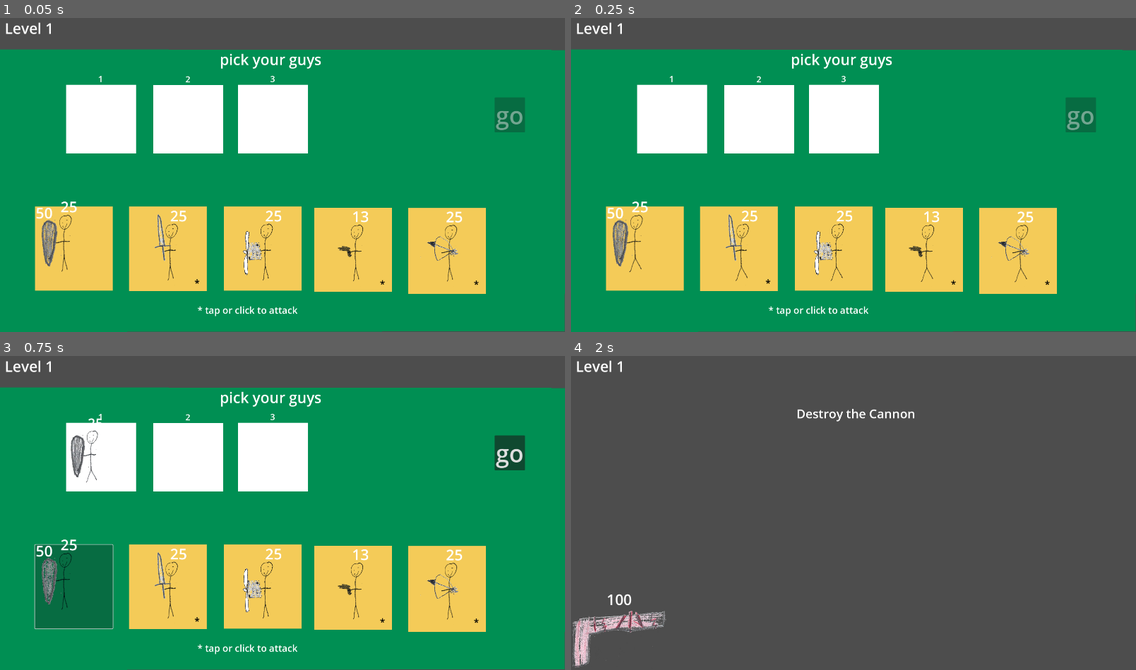
Above: before the commit, frames 1-4 (two rows, left to right).
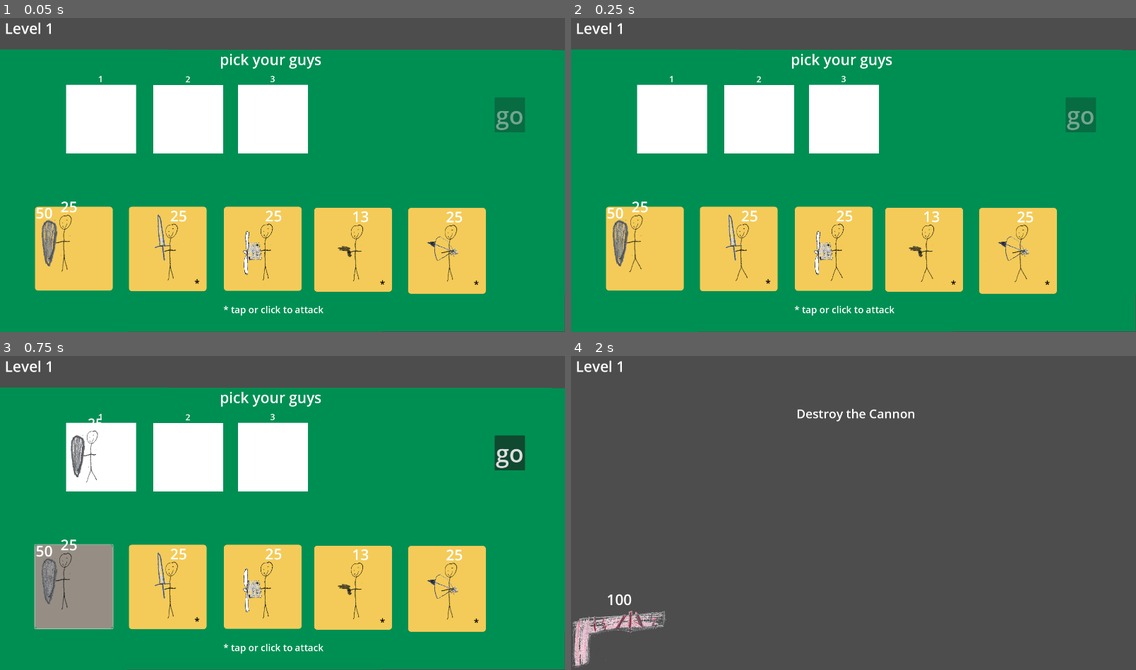
Above: after the commit, the same moments.

Repository: rlskoeser/stickfigure-rtd
Game: Godot game, scene res://main.tscn
Same seed, same stepped clock (60 frames per second), same inputs: the game is played once before the commit and once after it.
Inputs (mouse positions are in pixels of both pictures, inside the frame that each line leads up to):
- Up to frame 1 (0.05 s): no input
- Up to frame 2 (0.25 s): no input
- Up to frame 3 (0.75 s): click (73, 585) at 0.5 s
- Up to frame 4 (2 s): click "go" at 1.25 s

The runs differ from the first frame. In frame 1, 0.5% of the frame differs, in the area x 6-86%, y 60-96%; in frame 2, 0.5%; in frame 3, 3.9%; in frame 4, nothing differs.

Commit message:
Use a theme to customize chooser button styles

Diff:
--- a/stickfigure-rtd/chooser.tscn
+++ b/stickfigure-rtd/chooser.tscn
@@ -1,30 +1,14 @@
-[gd_scene load_steps=14 format=3 uid="uid://ch6i200srns87"]
+[gd_scene load_steps=9 format=3 uid="uid://ch6i200srns87"]
 
 [ext_resource type="PackedScene" uid="uid://oj2458hw4fo7" path="res://gun_guy.tscn" id="1_4y1ey"]
 [ext_resource type="Script" path="res://chooser.gd" id="1_u3iuc"]
 [ext_resource type="PackedScene" uid="uid://cuckgvmgyddcn" path="res://shield_guy.tscn" id="2_ekr7g"]
+[ext_resource type="Theme" uid="uid://dxjexkir763tj" path="res://chooser.theme" id="2_sj0n6"]
 [ext_resource type="PackedScene" uid="uid://b850vwiej2rxe" path="res://sword_guy.tscn" id="3_f5i62"]
 [ext_resource type="PackedScene" uid="uid://dyqjkci67in0j" path="res://fan_guy.tscn" id="5_bumr1"]
 [ext_resource type="PackedScene" uid="uid://bswqildu1012y" path="res://arrow_guy.tscn" id="6_3efc1"]
 
 [sub_resource type="CanvasTexture" id="CanvasTexture_ajcfd"]
-
-[sub_resource type="StyleBoxFlat" id="StyleBoxFlat_2wrfy"]
-
-[sub_resource type="StyleBoxFlat" id="StyleBoxFlat_v8tty"]
-bg_color = Color(0.956603, 0.794529, 0.345021, 1)
-
-[sub_resource type="StyleBoxFlat" id="StyleBoxFlat_d35bc"]
-bg_color = Color(0.956863, 0.796078, 0.345098, 1)
-
-[sub_resource type="StyleBoxFlat" id="StyleBoxFlat_ap62i"]
-bg_color = Color(0.956863, 0.796078, 0.345098, 1)
-
-[sub_resource type="StyleBoxFlat" id="StyleBoxFlat_1qupp"]
-bg_color = Color(0.956863, 0.796078, 0.345098, 1)
-
-[sub_resource type="StyleBoxFlat" id="StyleBoxFlat_qf627"]
-bg_color = Color(0.956863, 0.796078, 0.345098, 1)
 
 [node name="Chooser" type="Node"]
 script = ExtResource("1_u3iuc")
@@ -141,8 +125,7 @@
 offset_top = -13.4399
 offset_right = 0.919983
 offset_bottom = 0.47998
-theme_override_styles/hover = SubResource("StyleBoxFlat_2wrfy")
-theme_override_styles/normal = SubResource("StyleBoxFlat_v8tty")
+theme = ExtResource("2_sj0n6")
 
 [node name="ShieldGuy" parent="Buttons/Button1" instance=ExtResource("2_ekr7g")]
 position = Vector2(80, 65)
@@ -158,7 +141,7 @@
 offset_top = -13.4399
 offset_right = -0.720032
 offset_bottom = 6.79993
-theme_override_styles/normal = SubResource("StyleBoxFlat_d35bc")
+theme = ExtResource("2_sj0n6")
 
 [node name="SwordGuy" parent="Buttons/Button2" instance=ExtResource("3_f5i62")]
 position = Vector2(80, 65)
@@ -184,7 +167,7 @@
 offset_top = -10.4399
 offset_right = -0.47998
 offset_bottom = 0.159973
-theme_override_styles/normal = SubResource("StyleBoxFlat_ap62i")
+theme = ExtResource("2_sj0n6")
 
 [node name="GunGuy" parent="Buttons/Button3" instance=ExtResource("1_4y1ey")]
 position = Vector2(80, 65)
@@ -209,7 +192,7 @@
 offset_top = -0.479919
 offset_right = -0.280029
 offset_bottom = 0.399963
-theme_override_styles/normal = SubResource("StyleBoxFlat_1qupp")
+theme = ExtResource("2_sj0n6")
 
 [node name="FanGuy" parent="Buttons/Button4" instance=ExtResource("5_bumr1")]
 position = Vector2(80, 65)
@@ -225,7 +208,7 @@
 offset_top = -9.43994
 offset_right = -0.200073
 offset_bottom = -0.400085
-theme_override_styles/normal = SubResource("StyleBoxFlat_qf627")
+theme = ExtResource("2_sj0n6")
 
 [node name="ArrowGuy" parent="Buttons/Button5" instance=ExtResource("6_3efc1")]
 position = Vector2(80, 65)
@@ -251,14 +234,13 @@
 
 [node name="Label2" type="Label" parent="."]
 anchors_preset = -1
-anchor_left = 0.349
-anchor_top = 0.91
-anchor_right = 0.628
-anchor_bottom = 0.952
-offset_left = 0.919983
-offset_top = 0.199951
-offset_right = 0.23999
-offset_bottom = -0.160034
+anchor_left = 0.387
+anchor_top = 0.908
+anchor_right = 0.574
+anchor_bottom = 0.95
+offset_left = 15.96
+offset_top = 0.359924
+offset_right = 0.920044
 theme_override_font_sizes/font_size = 32
 text = "* tap or click to attack"
 
Binary file added: stickfigure-rtd/chooser.theme
